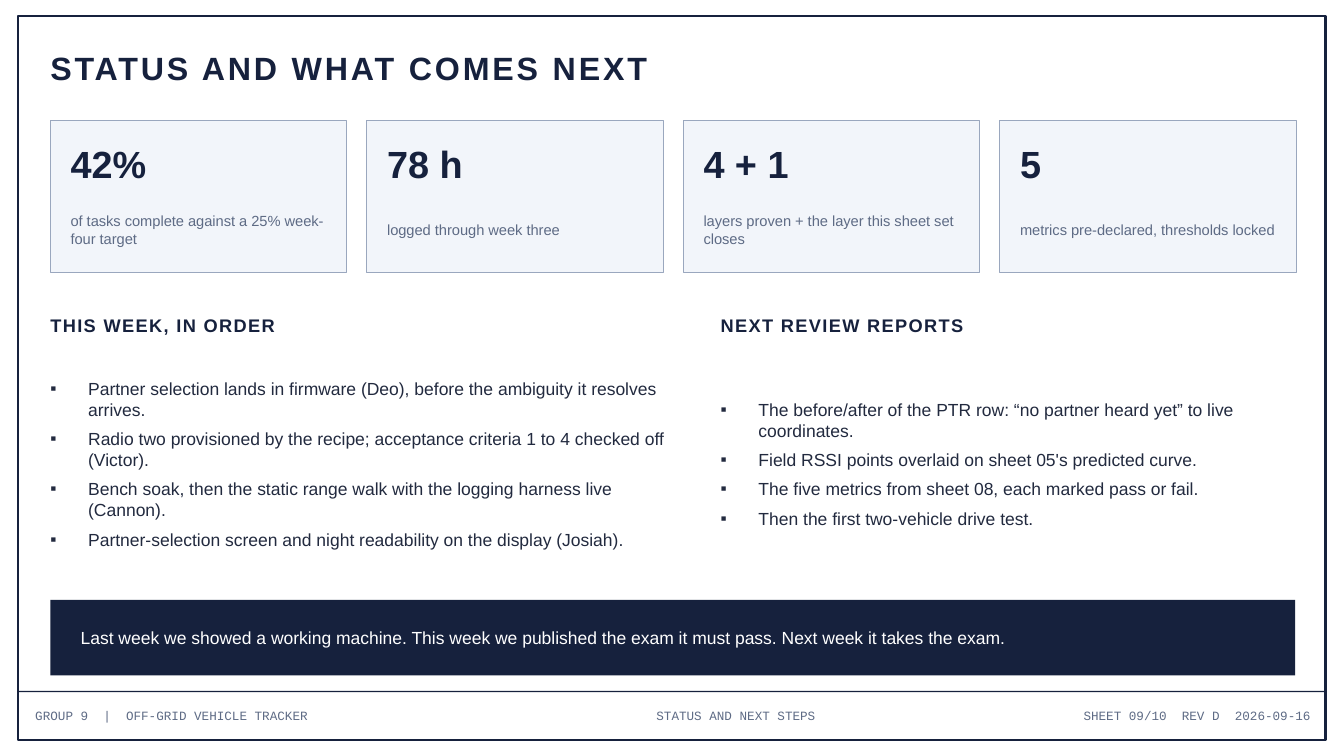
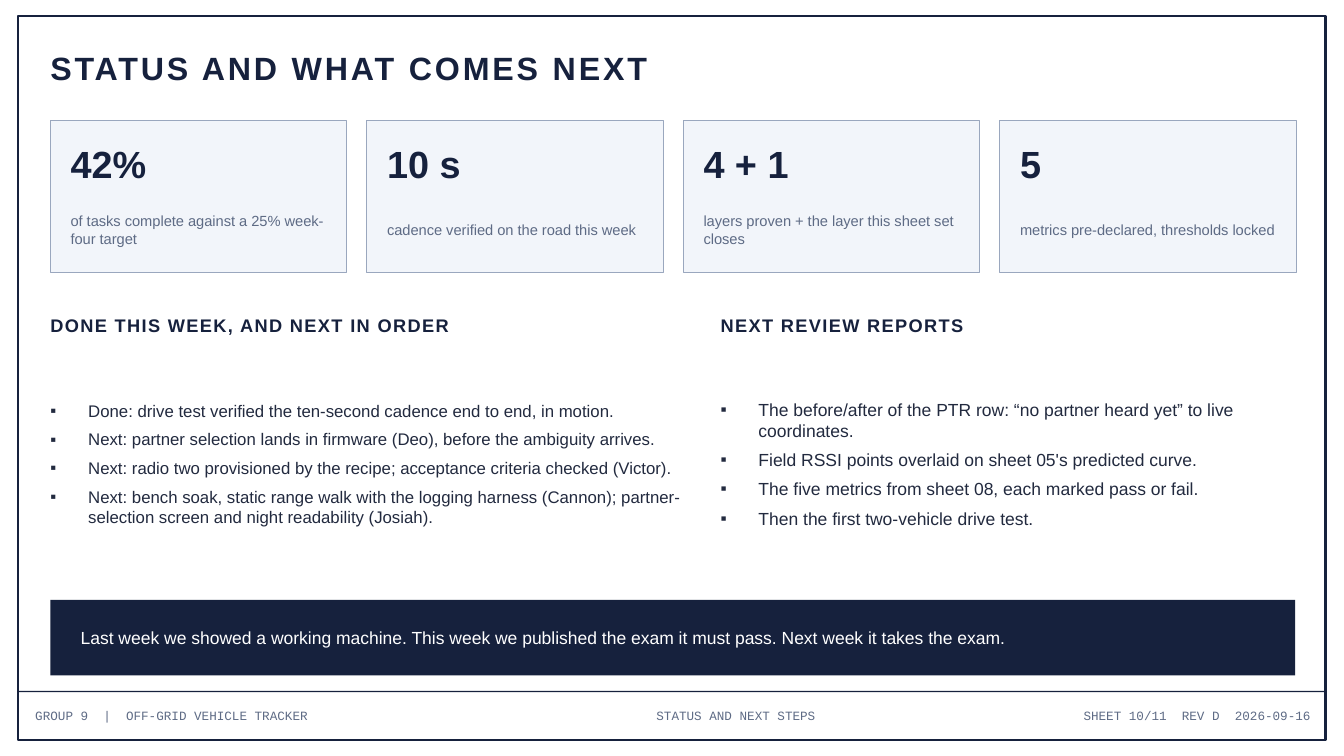
Before and after one commit to deosgracius/offgrid-vehicle-tracker, a slide deck: slide 10 of docs/presentations/Group9_Presentation4_Week4.pptx (slide 9 before the commit). Drawn at 1344x756 pixels with LibreOffice and Linux fonts; fonts in the diff are those of the drawing. Boxes give left, top, right and bottom in pixels: in the first picture for what was removed or moved away, otherwise in the second. Text is boxed around its words. In the diff, an @@ line names an element or a change of style, - is before the commit and + after.

```diff
--- a/docs/presentations/Group9_Presentation4_Week4.pptx
+++ b/docs/presentations/Group9_Presentation4_Week4.pptx
@@ text at [387, 151, 461, 179]: text changed @@
-78 h
+10 s
@@ text at [387, 224, 636, 235]: text changed @@
-logged through week three
+cadence verified on the road this week
@@ text at [50, 319, 449, 335]: text changed @@
-THIS WEEK, IN ORDER
+DONE THIS WEEK, AND NEXT IN ORDER
@@ text at [88, 405, 680, 527]: text changed; size 12.5 to 12 pt @@
-▪ Partner selection lands in firmware (Deo), before the ambiguity it resolves arrives.
-▪ Radio two provisioned by the recipe; acceptance criteria 1 to 4 checked off (Victor).
-▪ Bench soak, then the static range walk with the logging harness live (Cannon).
-▪ Partner-selection screen and night readability on the display (Josiah).
+▪ Done: drive test verified the ten-second cadence end to end, in motion.
+▪ Next: partner selection lands in firmware (Deo), before the ambiguity arrives.
+▪ Next: radio two provisioned by the recipe; acceptance criteria checked (Victor).
+▪ Next: bench soak, static range walk with the logging harness (Cannon); partner-selection screen and night readability (Josiah).
@@ text at [1084, 711, 1311, 720]: text changed @@
-SHEET 09/10 REV D 2026-09-16
+SHEET 10/11 REV D 2026-09-16
```
Also in this commit, not shown: 9 other slides changed, 1 slide added, 1 other file.
